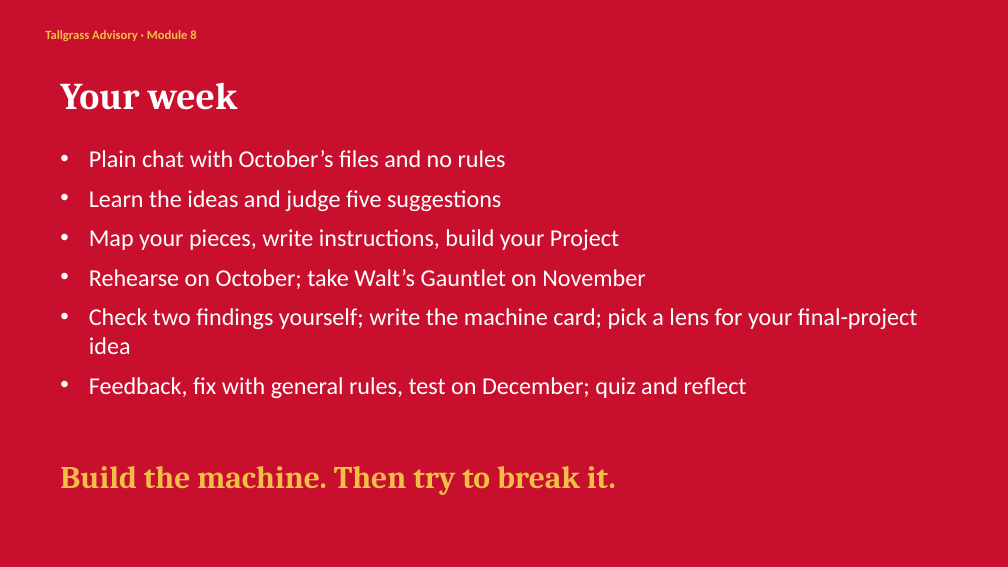
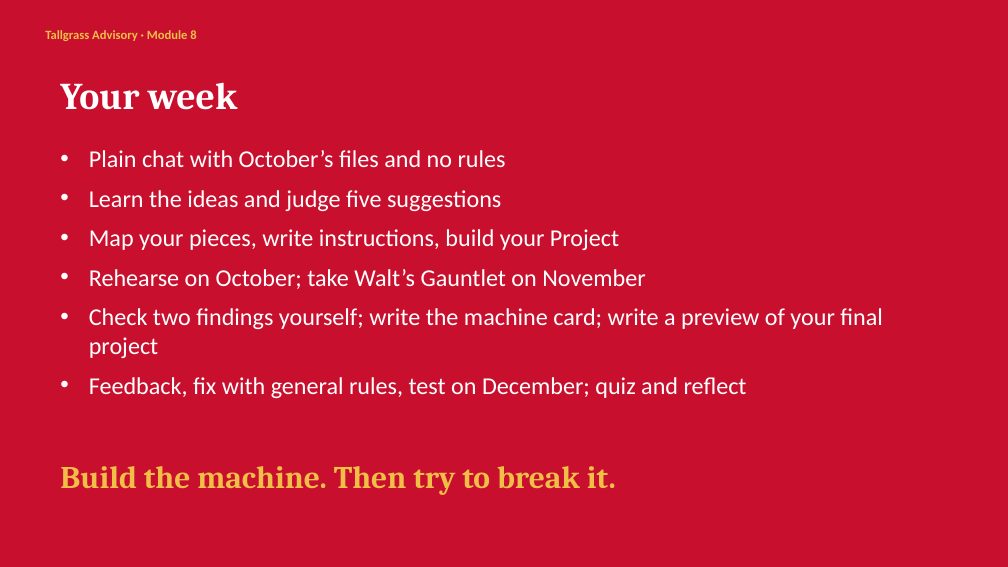
Before and after one commit to bradtrinkle/acct4420-course, a slide deck: slide 13 of downloads/module-8-slides.pptx. Drawn at 1008x567 pixels with LibreOffice and Linux fonts; fonts in the diff are those of the drawing. Boxes give left, top, right and bottom in pixels: in the first picture for what was removed or moved away, otherwise in the second. Text is boxed around its words. In the diff, an @@ line names an element or a change of style, - is before the commit and + after.

```diff
--- a/downloads/module-8-slides.pptx
+++ b/downloads/module-8-slides.pptx
@@ text at [89,308,883,358]: text changed @@
-• Check two findings yourself; write the machine card; pick a lens for your final-project idea
+• Check two findings yourself; write the machine card; write a preview of your final project
```
